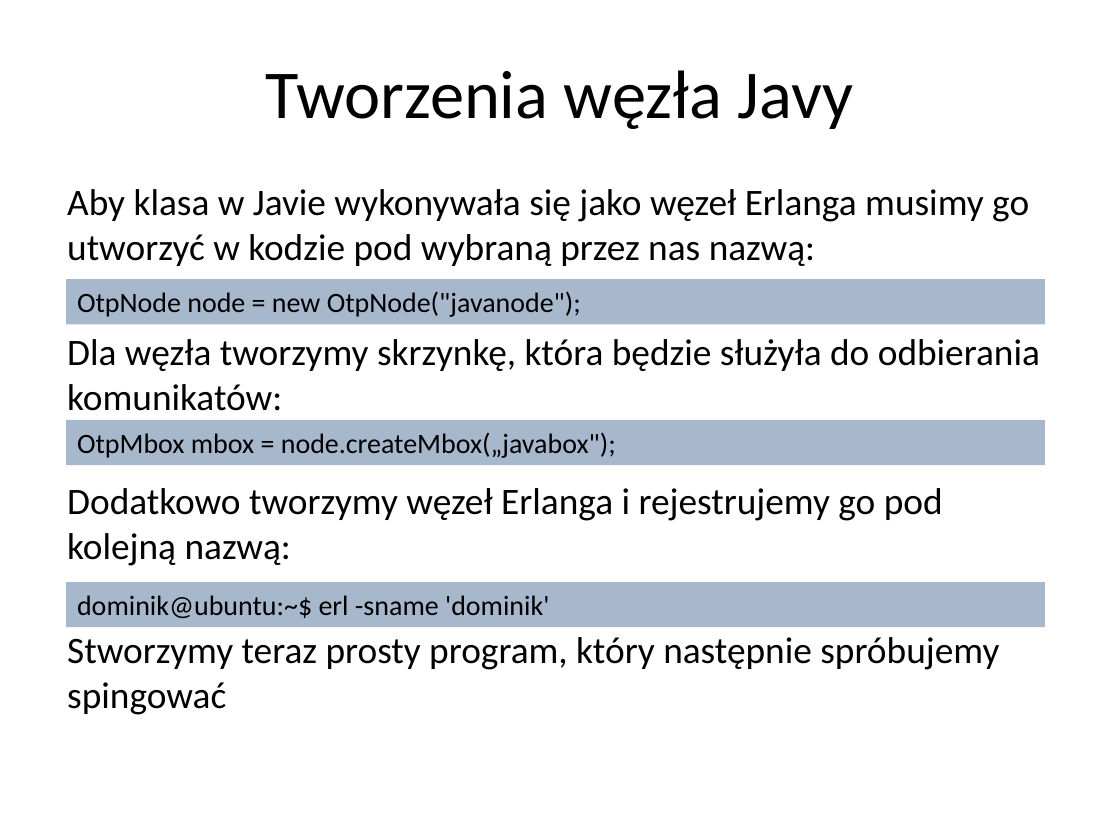
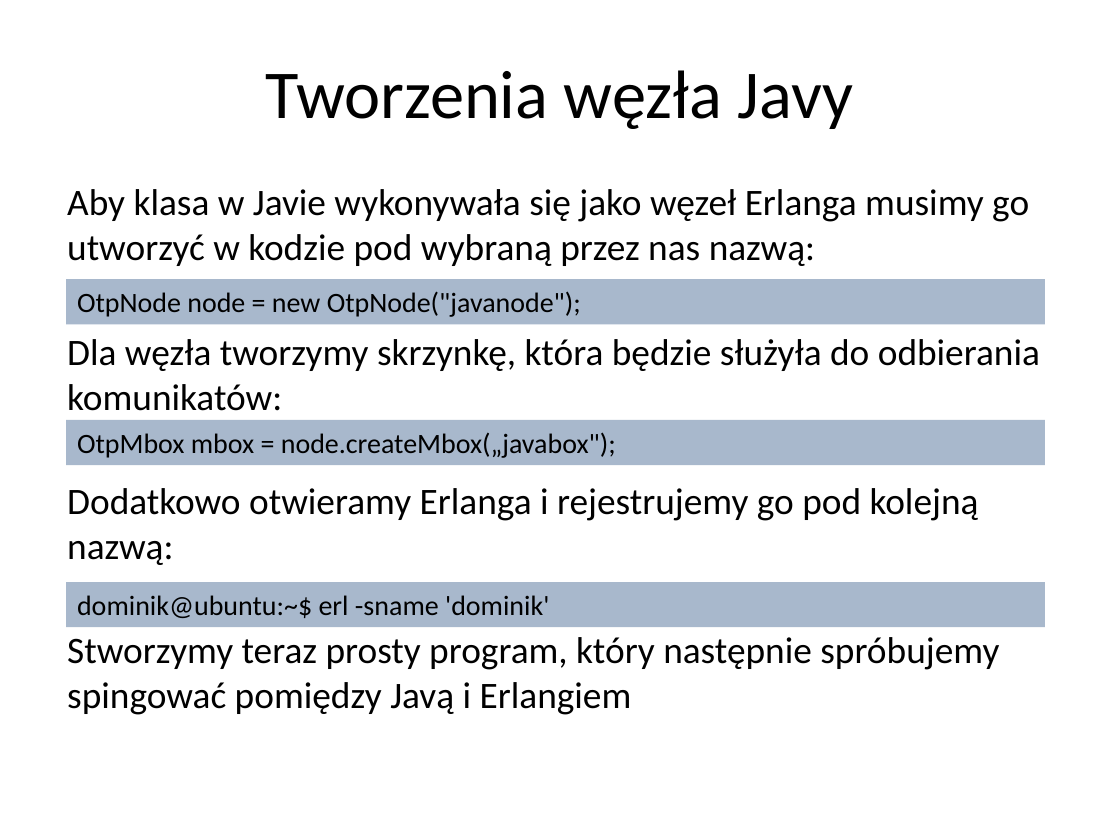
Before and after one commit to lgmyrek/jInterface-erlang-project, a slide deck: slide 5 of presentation/Jinterface.pptx. Drawn at 1120x840 pixels with LibreOffice and Linux fonts; fonts in the diff are those of the drawing. Boxes give left, top, right and bottom in pixels: in the first picture for what was removed or moved away, otherwise in the second. Text is boxed around its words. In the diff, an @@ line names an element or a change of style, - is before the commit and + after.

```diff
--- a/presentation/Jinterface.pptx
+++ b/presentation/Jinterface.pptx
@@ text at box(67, 488, 999, 715): text changed @@
-Dodatkowo tworzymy węzeł Erlanga i rejestrujemy go pod kolejną nazwą:
-Stworzymy teraz prosty program, który następnie spróbujemy spingować
+Dodatkowo otwieramy Erlanga i rejestrujemy go pod kolejną nazwą:
+Stworzymy teraz prosty program, który następnie spróbujemy spingować pomiędzy Javą i Erlangiem
```
Also in this commit, not shown: 1 other slide changed, 1 other file.
